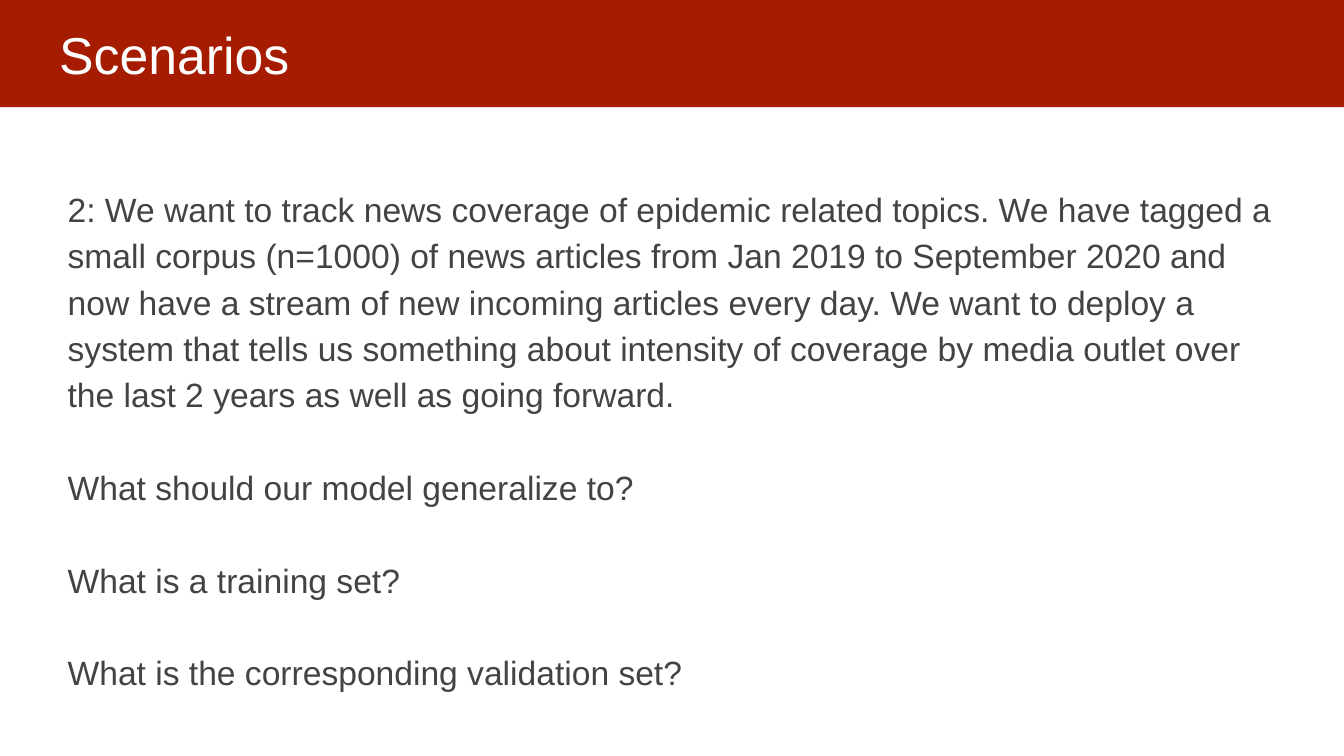
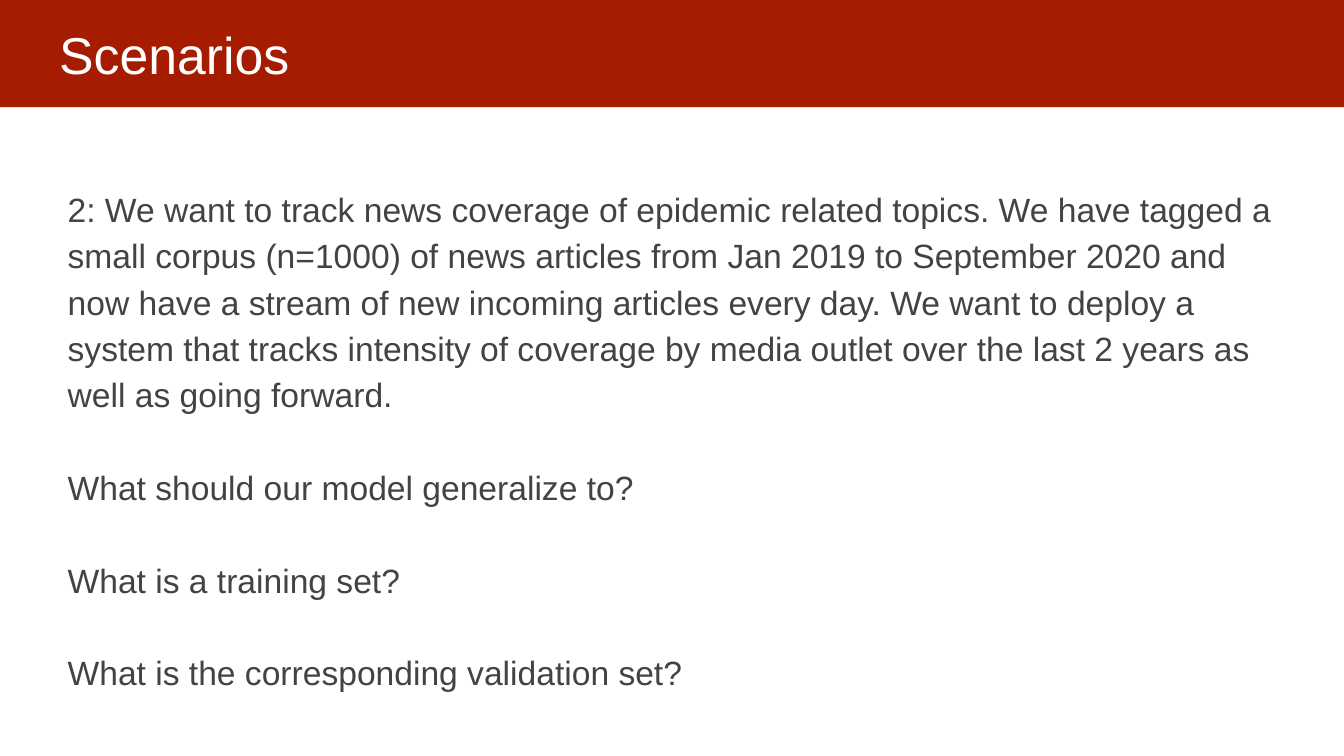
Before and after one commit to dssg/MLinPractice, a slide deck: slide 15 of Lectures/Lecture5-ModelSelection.pptx. Drawn at 1344x756 pixels with LibreOffice and Linux fonts; fonts in the diff are those of the drawing. Boxes give left, top, right and bottom in pixels: in the first picture for what was removed or moved away, otherwise in the second. Text is boxed around its words. In the diff, an @@ line names an element or a change of style, - is before the commit and + after.

```diff
--- a/Lectures/Lecture5-ModelSelection.pptx
+++ b/Lectures/Lecture5-ModelSelection.pptx
@@ text at <box>68,197,1271,414</box>: text changed @@
-2: We want to track news coverage of epidemic related topics. We have tagged a small corpus (n=1000) of news articles from Jan 2019 to September 2020 and now have a stream of new incoming articles every day. We want to deploy a system that tells us something about intensity of coverage by media outlet over the last 2 years as well as going forward.
+2: We want to track news coverage of epidemic related topics. We have tagged a small corpus (n=1000) of news articles from Jan 2019 to September 2020 and now have a stream of new incoming articles every day. We want to deploy a system that tracks intensity of coverage by media outlet over the last 2 years as well as going forward.
```
Also in this commit, not shown: 3 other slides changed, 1 slide added.
